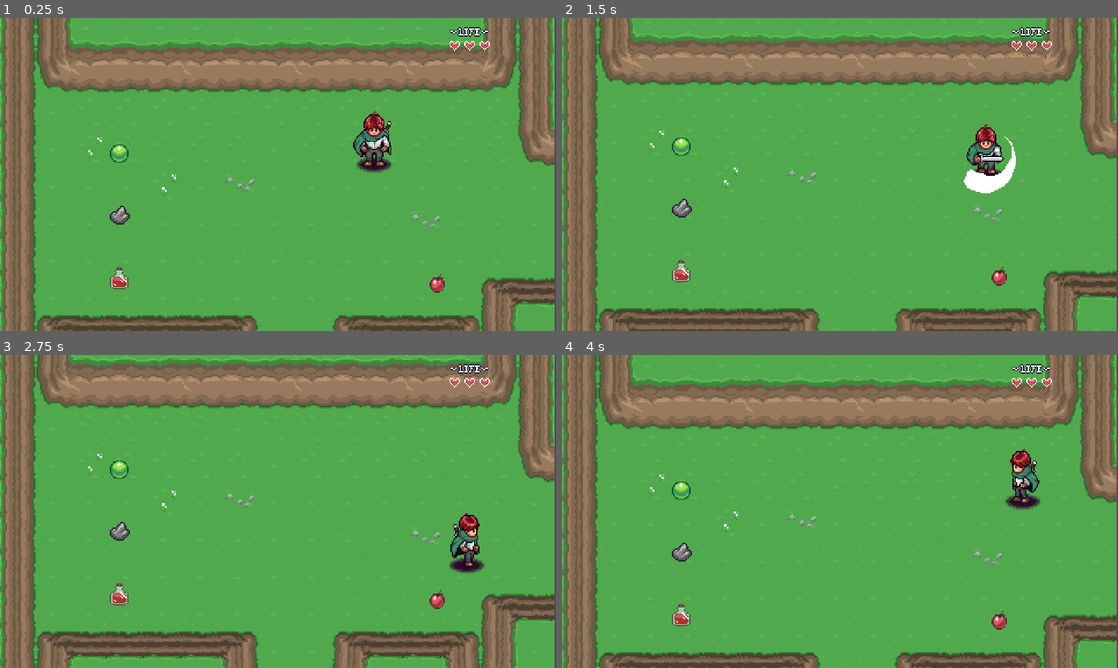
Above: before the commit, frames 1-4 (two rows, left to right).
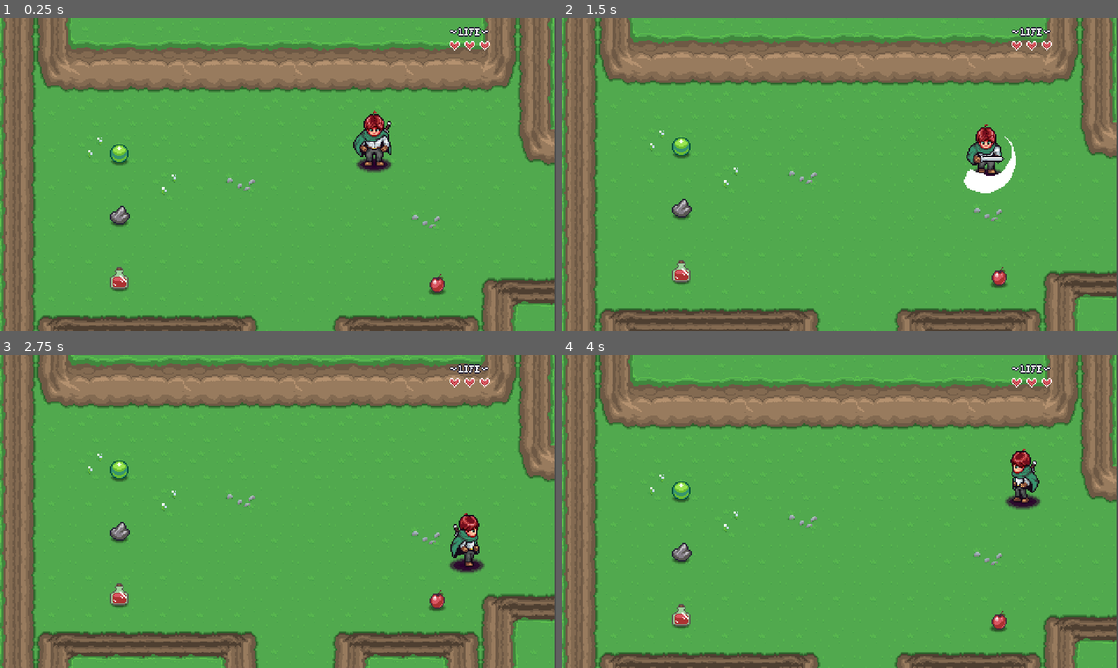
Above: after the commit, the same moments.

Repository: egosselin-projects/zelda-like
Game: Godot game, scene res://Levels/Area01/01.tscn
Two runs of this game, one before a commit and one after it. Both use one fixed random seed, a clock stepped at 60 frames per second and the inputs below. Sound files missing from this copy of the repository are replaced by a short silence.
Inputs:
- Up to frame 1 (0.25 s): no input
- Up to frame 2 (1.5 s): tap Enter at 0.5 s; hold Right (right) 0.53-1.28 s; hold Ctrl (attack) 0.53-1.28 s; hold Down (down) from 1.28 s (still down); tap Ctrl (attack) at 1.35 s
- Up to frame 3 (2.75 s): release Down (down) at 2.03 s; hold Right (right) from 2.03 s (still down); hold Ctrl (attack) from 2.03 s (still down)
- Up to frame 4 (4 s): release Right (right) at 2.78 s; release Ctrl (attack) at 2.78 s; hold Up (up) 2.78-3.53 s; tap Ctrl (attack) at 2.85 s; hold Left (left) from 3.53 s (still down); hold Ctrl (attack) from 3.53 s (still down)

The runs differ from the first frame. In frame 1, 0.1% of the frame differs, in the area x 20-81%, y 45-89%; in frame 2, 0.1%; in frame 3, 0.1%; in frame 4, 0.1%, in the area x 19-80%, y 45-89%.

Commit message:
tuto 19 - ajout du drop de loot sur les enemis

Diff:
--- /dev/null
+++ b/Enemies/Scripts/drop_data.gd
@@ -0,0 +1,12 @@
+class_name DropData extends Resource
+
+@export var item: ItemData
+@export_range(0, 100, 1, "suffix:%") var probability: float = 100
+@export_range(1, 10, 1, "suffix:items") var min_amount: int = 1
+@export_range(1, 10, 1, "suffix:items") var max_amount: int = 1
+
+func get_drop_count() -> int:
+	if randf_range(0, 100) >= probability:
+		return 0
+
+	return randi_range(min_amount, max_amount)
--- a/Enemies/Scripts/states/enemy_state_destroy.gd
+++ b/Enemies/Scripts/states/enemy_state_destroy.gd
@@ -5,6 +5,10 @@
 @export var decelerate_speed : float = 10.0
 
 @export_category("AI")
+@export_category("Item Drops")
+@export var drops: Array[DropData]
+
+const PICKUP = preload("res://Items/item_pickup/item_pickup.tscn")
 
 var _damaged_position: Vector2
 var _direction: Vector2
@@ -29,6 +33,8 @@
 
 	enemy.update_animation(animation_name)
 	enemy.animation_player.animation_finished.connect(_on_animation_finished)
+	disable_hurt_box()
+	drop_items()
 	pass
 
 
@@ -45,9 +51,34 @@
 func physics(_delta: float) -> EnemyState:
 	return null
 
+
 func _on_enemy_destroyed(hurt_box: HurtBox) -> void:
 	_damaged_position = hurt_box.global_position
 	state_machine.change_state(self)
 
+
 func _on_animation_finished(_animation: String) -> void:
 	enemy.queue_free()
+
+
+func disable_hurt_box() -> void:
+	var hurt_box: HurtBox = enemy.get_node_or_null("HurtBox")
+	if hurt_box:
+		hurt_box.monitoring = false
+
+
+func drop_items() -> void:
+	if drops.size() == 0:
+		return
+
+	for index in drops.size():
+		if drops[index] == null or drops[index].item == null :
+			continue
+
+		var drop_count: int = drops[index].get_drop_count()
+		for count_index in drop_count:
+			var drop = PICKUP.instantiate() as ItemPickup
+			drop.item_data = drops[index].item
+			enemy.get_parent().call_deferred("add_child", drop)
+			drop.global_position = enemy.global_position
+			drop.velocity = enemy.velocity.rotated(randf_range(-1.5, -1.5)) * randf_range(0.9, 1.5)
--- a/Enemies/Slime/slime.tscn
+++ b/Enemies/Slime/slime.tscn
@@ -13,6 +13,9 @@
 [ext_resource type="Texture2D" uid="uid://cwksc12ekdqoo" path="res://Enemies/Slime/DestroySmoke.png" id="9_8tnav"]
 [ext_resource type="Script" uid="uid://dbrtlbu0tc4b4" path="res://Enemies/Scripts/states/enemy_state_stun.gd" id="9_pydiu"]
 [ext_resource type="Script" uid="uid://c5fjuab05ivd6" path="res://Enemies/Scripts/states/enemy_state_destroy.gd" id="12_843tw"]
+[ext_resource type="Script" uid="uid://5bxd1snnyqk0" path="res://Enemies/Scripts/drop_data.gd" id="13_nsi17"]
+[ext_resource type="Resource" uid="uid://b4y6nct3hliab" path="res://Items/gem.tres" id="14_vjyi2"]
+[ext_resource type="Resource" uid="uid://dkxbgxwxth3ml" path="res://Items/apple.tres" id="15_vjyi2"]
 
 [sub_resource type="CircleShape2D" id="CircleShape2D_n8fnr"]
 radius = 13.0
@@ -58,6 +61,18 @@
 "transitions": PackedFloat32Array(1),
 "update": 0,
 "values": [Color(1, 1, 1, 1)]
+}
+tracks/3/type = "value"
+tracks/3/imported = false
+tracks/3/enabled = true
+tracks/3/path = NodePath("ShadowSprite2D:modulate")
+tracks/3/interp = 1
+tracks/3/loop_wrap = true
+tracks/3/keys = {
+"times": PackedFloat32Array(0),
+"transitions": PackedFloat32Array(1),
+"update": 0,
+"values": [Color(0.5738447, 0.2512703, 0, 1)]
 }
 
 [sub_resource type="Animation" id="Animation_t1krp"]
@@ -139,6 +154,18 @@
 "clips": PackedStringArray("destroy"),
 "times": PackedFloat32Array(0)
 }
+tracks/6/type = "value"
+tracks/6/imported = false
+tracks/6/enabled = true
+tracks/6/path = NodePath("ShadowSprite2D:modulate")
+tracks/6/interp = 1
+tracks/6/loop_wrap = true
+tracks/6/keys = {
+"times": PackedFloat32Array(0.25, 0.4),
+"transitions": PackedFloat32Array(1, 1),
+"update": 0,
+"values": [Color(0.5738447, 0.2512703, 0, 1), Color(0.57254905, 0.2509804, 0, 0)]
+}
 
 [sub_resource type="Animation" id="Animation_vjyi2"]
 resource_name = "destroy_side"
@@ -219,6 +246,18 @@
 "clips": PackedStringArray("destroy"),
 "times": PackedFloat32Array(0)
 }
+tracks/6/type = "value"
+tracks/6/imported = false
+tracks/6/enabled = true
+tracks/6/path = NodePath("ShadowSprite2D:modulate")
+tracks/6/interp = 1
+tracks/6/loop_wrap = true
+tracks/6/keys = {
+"times": PackedFloat32Array(0.25, 0.4),
+"transitions": PackedFloat32Array(1, 1),
+"update": 0,
+"values": [Color(0.5738447, 0.2512703, 0, 1), Color(0.57254905, 0.2509804, 0, 0)]
+}
 
 [sub_resource type="Animation" id="Animation_nsi17"]
 resource_name = "destroy_up"
@@ -298,6 +337,18 @@
 tracks/5/keys = {
 "clips": PackedStringArray("destroy"),
 "times": PackedFloat32Array(0)
+}
+tracks/6/type = "value"
+tracks/6/imported = false
+tracks/6/enabled = true
+tracks/6/path = NodePath("ShadowSprite2D:modulate")
+tracks/6/interp = 1
+tracks/6/loop_wrap = true
+tracks/6/keys = {
+"times": PackedFloat32Array(0.25, 0.4),
+"transitions": PackedFloat32Array(1, 1),
+"update": 0,
+"values": [Color(0.5738447, 0.2512703, 0, 1), Color(0.57254905, 0.2509804, 0, 0)]
 }
 
 [sub_resource type="Animation" id="Animation_t8cwk"]
@@ -659,6 +710,18 @@
 &"walk_up": SubResource("Animation_n8fnr")
 }
 
+[sub_resource type="Resource" id="Resource_843tw"]
+script = ExtResource("13_nsi17")
+item = ExtResource("14_vjyi2")
+max_amount = 4
+metadata/_custom_type_script = "uid://5bxd1snnyqk0"
+
+[sub_resource type="Resource" id="Resource_nsi17"]
+script = ExtResource("13_nsi17")
+item = ExtResource("15_vjyi2")
+probability = 33.0
+metadata/_custom_type_script = "uid://5bxd1snnyqk0"
+
 [sub_resource type="Animation" id="Animation_2qn7y"]
 length = 0.001
 tracks/0/type = "value"
@@ -775,6 +838,7 @@
 
 [node name="Destroy" type="Node" parent="EnemyStateMachine" unique_id=2111786289]
 script = ExtResource("12_843tw")
+drops = Array[ExtResource("13_nsi17")]([SubResource("Resource_843tw"), SubResource("Resource_nsi17")])
 
 [node name="AudioStreamPlayer2D" type="AudioStreamPlayer2D" parent="." unique_id=329550257]
 max_polyphony = 4
--- a/Items/item_pickup/item_pickup.gd
+++ b/Items/item_pickup/item_pickup.gd
@@ -1,6 +1,6 @@
 @tool
 
-class_name ItemPickup extends Node2D
+class_name ItemPickup extends CharacterBody2D
 
 @export var item_data: ItemData: set = _set_item_data
 
@@ -15,6 +15,15 @@
 		return
 
 	area_2d.body_entered.connect(_on_body_entered)
+
+
+func _physics_process(delta: float) -> void:
+	var collision_info = move_and_collide(velocity * delta)
+
+	if collision_info:
+		velocity = velocity.bounce(collision_info.get_normal())
+	velocity -= velocity * delta * 4
+
 
 func _on_body_entered(body: Node2D) -> void:
 	if body is Player:
--- a/Items/item_pickup/item_pickup.tscn
+++ b/Items/item_pickup/item_pickup.tscn
@@ -2,19 +2,78 @@
 
 [ext_resource type="Script" uid="uid://cl5dx1tl4n656" path="res://Items/item_pickup/item_pickup.gd" id="1_pjtoe"]
 [ext_resource type="AudioStream" uid="uid://chhp22dg3vxej" path="res://Items/item_pickup/item_pickup.wav" id="2_c8lbn"]
+[ext_resource type="Texture2D" uid="uid://dbvrpc7wu88j2" path="res://Player/Sprites/Shadow.png" id="2_xobfa"]
+[ext_resource type="Texture2D" uid="uid://cl5jx4axt8lb1" path="res://Items/sprites/items.png" id="3_uwxn1"]
 
 [sub_resource type="CircleShape2D" id="CircleShape2D_qpp62"]
 
-[node name="ItemPickup" type="Node2D" unique_id=843540024]
+[sub_resource type="AtlasTexture" id="AtlasTexture_xobfa"]
+atlas = ExtResource("3_uwxn1")
+region = Rect2(0, 0, 32, 32)
+
+[sub_resource type="Animation" id="Animation_k6dju"]
+length = 0.001
+tracks/0/type = "value"
+tracks/0/imported = false
+tracks/0/enabled = true
+tracks/0/path = NodePath("Sprite2D:position")
+tracks/0/interp = 1
+tracks/0/loop_wrap = true
+tracks/0/keys = {
+"times": PackedFloat32Array(0),
+"transitions": PackedFloat32Array(1),
+"update": 0,
+"values": [Vector2(0, 0)]
+}
+
+[sub_resource type="Animation" id="Animation_uwxn1"]
+resource_name = "default"
+step = 0.05
+tracks/0/type = "value"
+tracks/0/imported = false
+tracks/0/enabled = true
+tracks/0/path = NodePath("Sprite2D:position")
+tracks/0/interp = 1
+tracks/0/loop_wrap = true
+tracks/0/keys = {
+"times": PackedFloat32Array(0, 0.2, 0.4, 0.55, 0.7, 0.8, 0.9),
+"transitions": PackedFloat32Array(-2, -2, -2, -2, -2, -2, -2),
+"update": 0,
+"values": [Vector2(0, 0), Vector2(0, -6), Vector2(0, 0), Vector2(0, 0), Vector2(0, -3), Vector2(0, -1), Vector2(0, 0)]
+}
+
+[sub_resource type="AnimationLibrary" id="AnimationLibrary_k6dju"]
+_data = {
+&"RESET": SubResource("Animation_k6dju"),
+&"default": SubResource("Animation_uwxn1")
+}
+
+[node name="ItemPickup" type="CharacterBody2D" unique_id=846797831]
+collision_layer = 0
+collision_mask = 16
+motion_mode = 1
 script = ExtResource("1_pjtoe")
+
+[node name="CollisionShape2D" type="CollisionShape2D" parent="." unique_id=530499456]
+shape = SubResource("CircleShape2D_qpp62")
 
 [node name="Area2D" type="Area2D" parent="." unique_id=714591059]
 
 [node name="CollisionShape2D" type="CollisionShape2D" parent="Area2D" unique_id=774648403]
 shape = SubResource("CircleShape2D_qpp62")
 
+[node name="ShadowSprite2D" type="Sprite2D" parent="." unique_id=1584774240]
+modulate = Color(0, 0, 0, 0.5058824)
+position = Vector2(0, 7)
+scale = Vector2(0.5, 0.5)
+texture = ExtResource("2_xobfa")
+
 [node name="Sprite2D" type="Sprite2D" parent="." unique_id=2126555228]
+texture = SubResource("AtlasTexture_xobfa")
 
 [node name="AudioStreamPlayer2D" type="AudioStreamPlayer2D" parent="." unique_id=2107029900]
 stream = ExtResource("2_c8lbn")
 area_mask = 1
+
+[node name="AnimationPlayer" type="AnimationPlayer" parent="." unique_id=1053310905]
+libraries/ = SubResource("AnimationLibrary_k6dju")
--- a/Player/Scripts/state_attack.gd
+++ b/Player/Scripts/state_attack.gd
@@ -33,7 +33,8 @@
 
 	# Délai court pour ne pas détruire l'objet immédiatement
 	await get_tree().create_timer(0.075).timeout
-	hurt_box.monitoring = true
+	if attacking:
+		hurt_box.monitoring = true
 	pass
 
 
Not shown, added: Enemies/Scripts/drop_data.gd.uid
